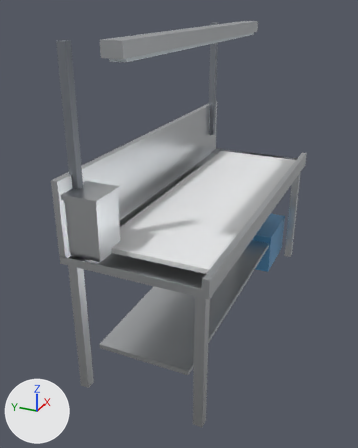
The FBX model Tools/butchery/fbx/SM_TRIM_BENCH.fbx, before and after one commit.
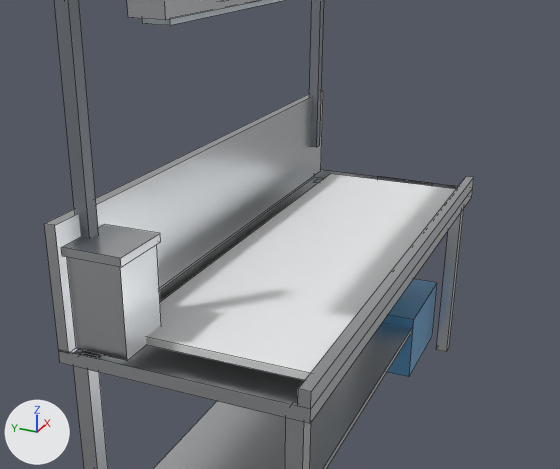
Each version is shown whole from a 50 mm camera at (-3.17, -1.17, 2.27) aimed at (-0.2, 0.16, 0.78), then close up on the part from 7% to 100% of the width and 11% to 73% of the height. The axes (+X, +Y, +Z) are drawn at lower left. The lights are the same throughout. The older version's two pictures come first. The close-ups show mesh edges as thin lines.

Before the edit, the objects in view are built like this:
```python
me_sm_trim_bench_001 = bpy.data.meshes.new('SM_TRIM_BENCH.001')
me_sm_trim_bench_001.from_pydata(...)  # 140 vertices, 82 faces; spans x -1.21..1.21, y -0.45..0.45, z 0.0..2.09
# faces by material slot: [48, 4, 9, 6, 4, 11]
me_sm_trim_bench_001.materials.append(mat_m_butchery_stainless)  # light grey #dddfe2
me_sm_trim_bench_001.materials.append(mat_m_butchery_foodplastic)  # white #f1f2f3
me_sm_trim_bench_001.materials.append(mat_m_butchery_steelbrushed)  # light grey #c8cbce
me_sm_trim_bench_001.materials.append(mat_m_butchery_blueplastic)  # blue #5999c8
me_sm_trim_bench_001.materials.append(mat_m_butchery_perspex)  # white #dde7ec
me_sm_trim_bench_001.materials.append(mat_m_butchery_paintedframe)  # grey #868b93
ob_sm_trim_bench = bpy.data.objects.new('SM_TRIM_BENCH', me_sm_trim_bench_001)
ob_sm_trim_bench.location = (0.0, 0.0, 0.0)
```
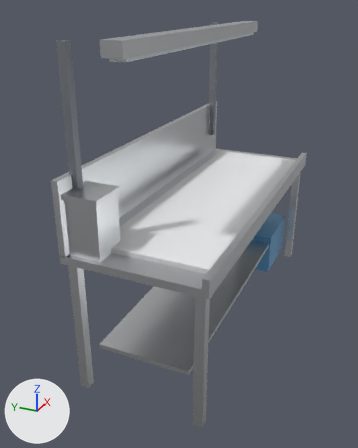
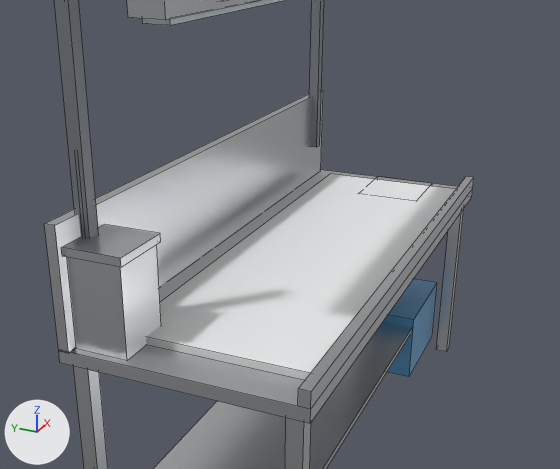
Where the change shows, as pixel boxes [x1, y1, x2, y2] in the close-ups (560 x 469 px):
part 1 of me_sm_trim_bench_001, added: after [69, 170, 458, 406]

The change in detail:
me_sm_trim_bench_001 is used by ob_sm_trim_bench; location (0.0, 0.0, 0.0).
me_sm_trim_bench_001 had 140 vertices, 82 faces and spanned x -1.21..1.21, y -0.45..0.45, z 0.0..2.09.
me_sm_trim_bench_001 now has 156 vertices, 109 faces and spans x -1.21..1.21, y -0.45..0.45, z 0.0..2.09.
Part 1, on me_sm_trim_bench_001:
4 vertices are added at (0.78, -0.25, 0.94), (0.78, -0.25, 0.98), (0.78, 0.05, 0.94), (0.78, 0.05, 0.98).
8 new faces join them, mat_m_butchery_stainless (light grey #dddfe2).
1 new face joins them, mat_m_butchery_foodplastic (white #f1f2f3).
1 new face joins them, mat_m_butchery_paintedframe (grey #868b93).
Other edits to the shape of me_sm_trim_bench_001 do not show in these pictures.
